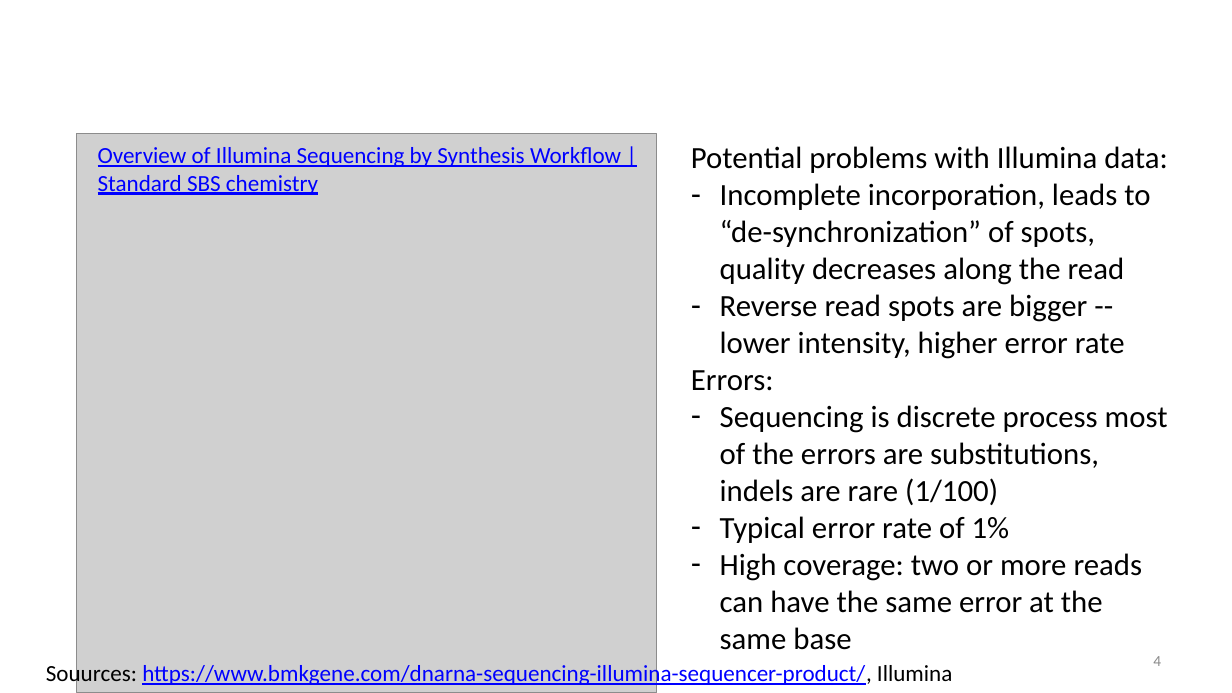
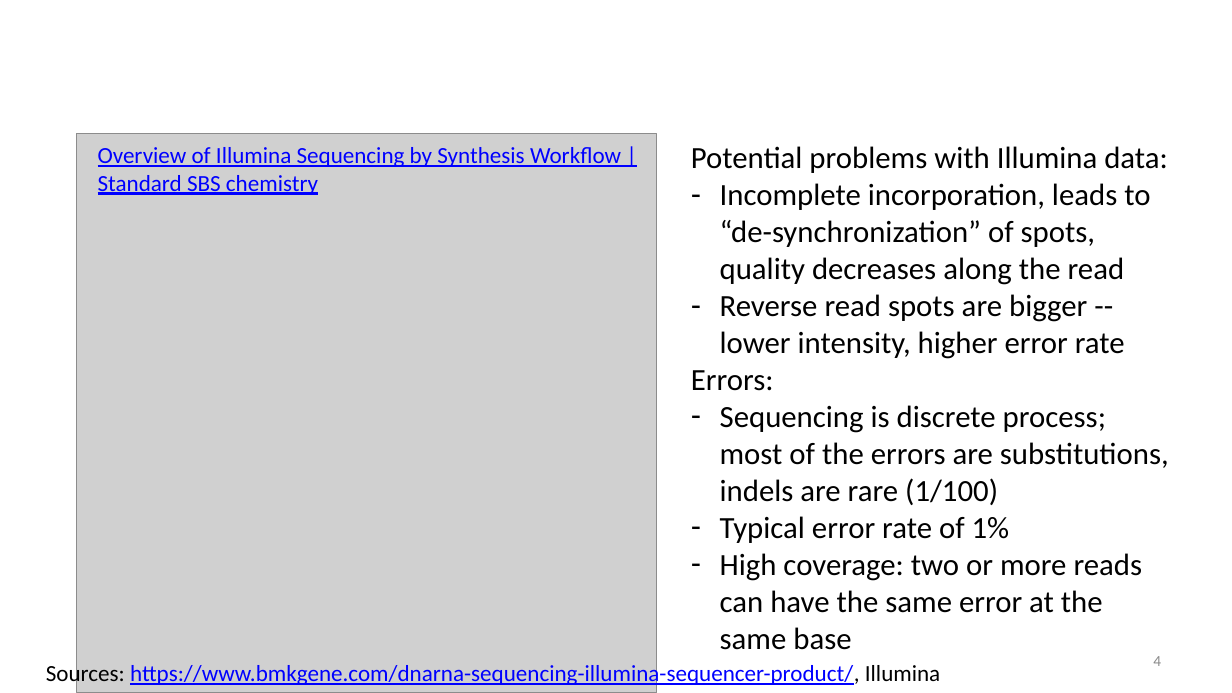
Before and after one commit to alekseyzimin/BME-Algorithms-for-Analysis-of-Genomic-Data, a slide deck: slide 4 of Fall 2026/Week 4 -- Genome Sequencing and Assembly Algorithms.pptx. Drawn at 1232x693 pixels with LibreOffice and Linux fonts; fonts in the diff are those of the drawing; grey boxes stand for pictures; background and template pictures are left out. Boxes give left, top, right and bottom in pixels: in the first picture for what was removed or moved away, otherwise in the second. Text is boxed around its words. In the diff, an @@ line names an element or a change of style, - is before the commit and + after.

```diff
--- a/Fall 2026/Week 4 -- Genome Sequencing and Assembly Algorithms.pptx
+++ b/Fall 2026/Week 4 -- Genome Sequencing and Assembly Algorithms.pptx
@@ text at <box>720,405,1169,505</box>: text changed @@
-– Sequencing is discrete process most of the errors are substitutions, indels are rare (1/100)
+– Sequencing is discrete process; most of the errors are substitutions, indels are rare (1/100)
@@ text at <box>46,661,940,687</box>: text changed @@
-Souurces: https://www.bmkgene.com/dnarna-sequencing-illumina-sequencer-product/, Illumina
+Sources: https://www.bmkgene.com/dnarna-sequencing-illumina-sequencer-product/, Illumina
```
Also in this commit, not shown: 2 other slides changed.
